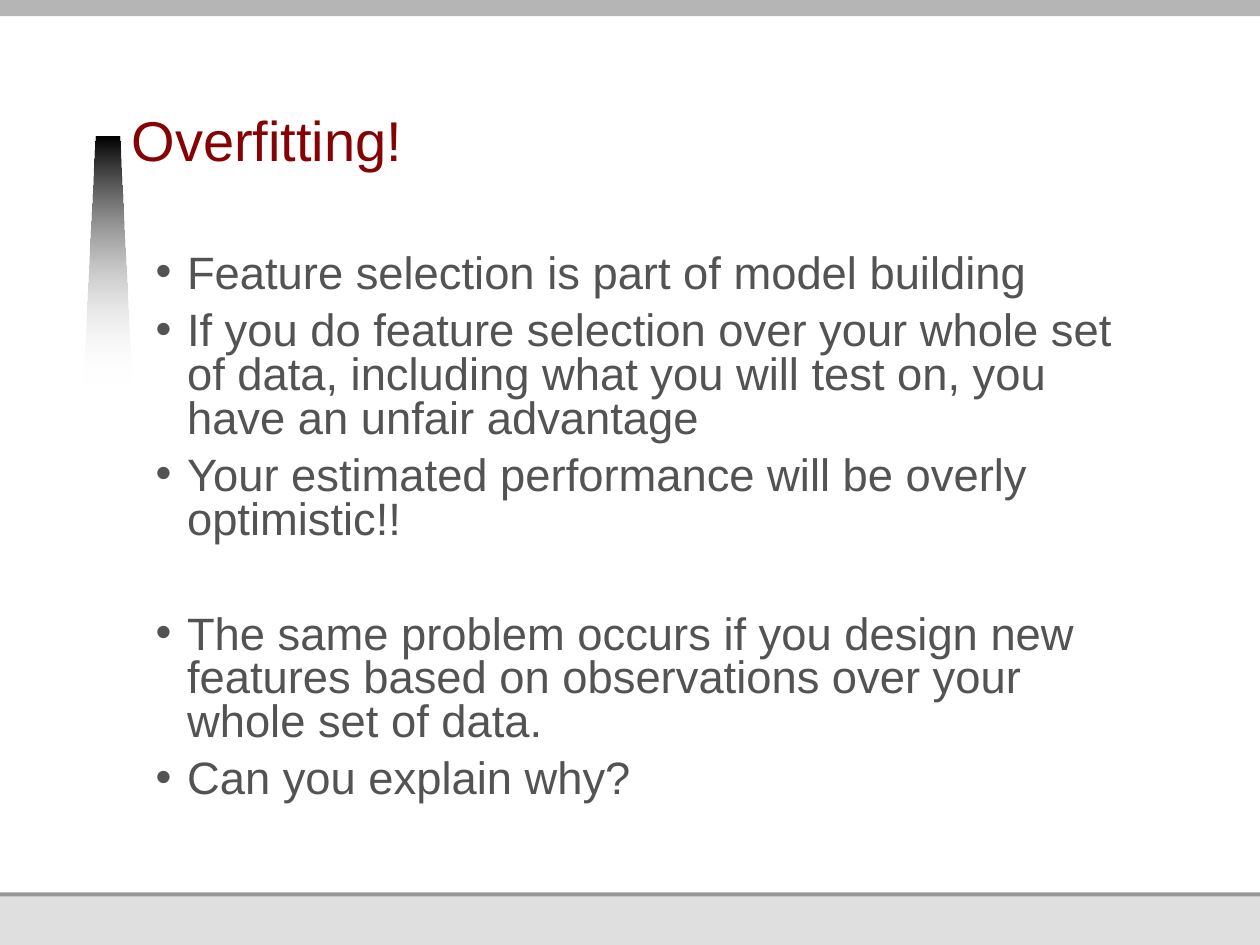
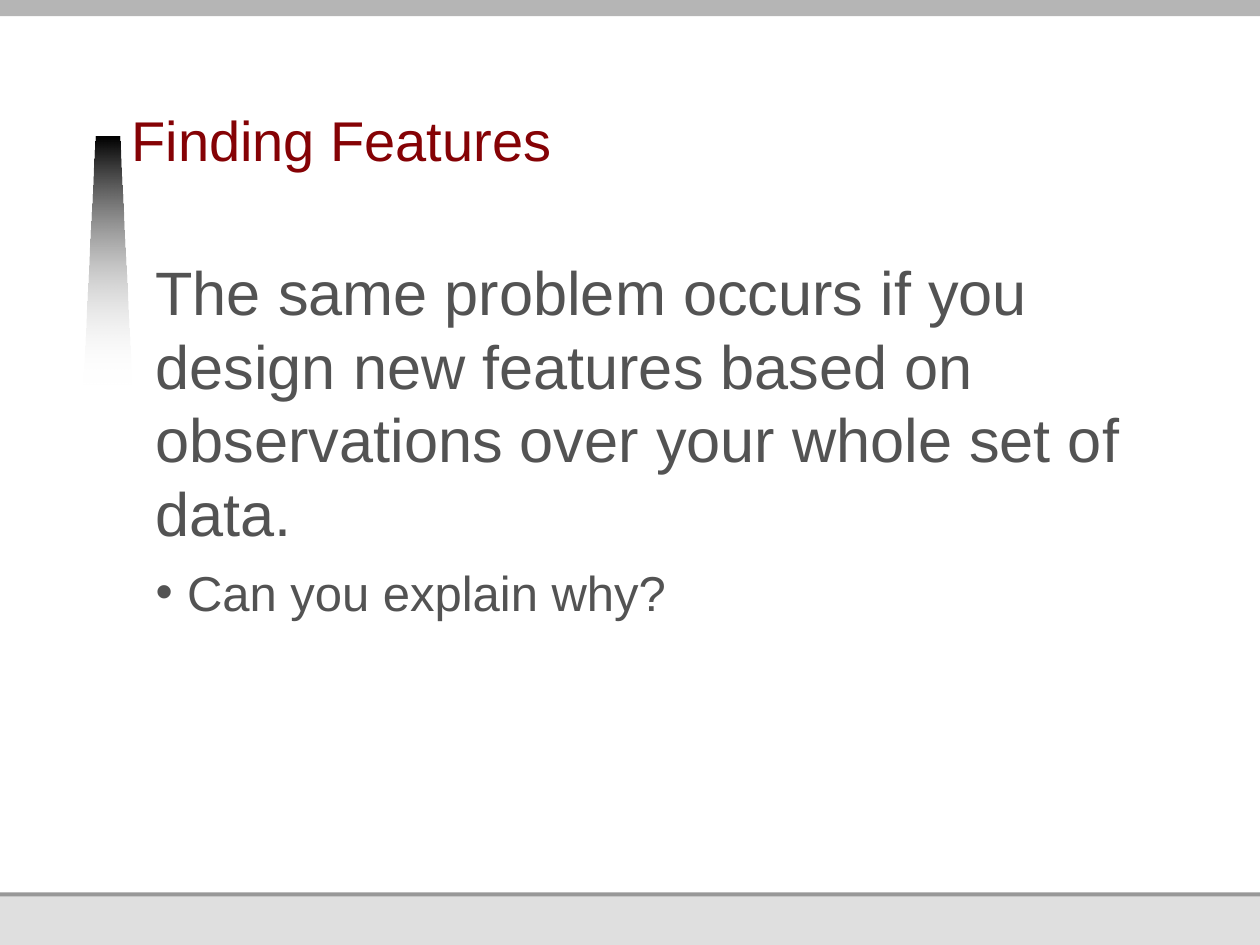
Before and after one commit to jmankoff/data, a slide deck: slide 44 of Lectures/10 Machine Learning II Training and Testing.pptx (slide 31 before the commit). Drawn at 1260x945 pixels with LibreOffice and Linux fonts; fonts in the diff are those of the drawing; background and template pictures are left out. Boxes give left, top, right and bottom in pixels: in the first picture for what was removed or moved away, otherwise in the second. Text is boxed around its words. In the diff, an @@ line names an element or a change of style, - is before the commit and + after.

```diff
--- a/Lectures/10 Machine Learning II Training and Testing.pptx
+++ b/Lectures/10 Machine Learning II Training and Testing.pptx
@@ title at <box>131,120,552,172</box>: text changed @@
-Overfitting!
+Finding Features
@@ text "The same problem occurs if ..." at <box>156,270,1119,621</box>: size 25.9 to 35 pt in "The same problem occurs if you design ..."; size 25.9 to 28 pt in "Can you explain why?"; bullet • to none; line spacing 0.8 to 1 @@
@@ text at <box>187,256,1111,544</box>: paragraphs removed @@
-• Feature selection is part of model building
-• If you do feature selection over your whole set of data, including what you will test on, you have an unfair advantage
-• Your estimated performance will be overly optimistic!!
```
Also in this commit, not shown: 14 other slides changed, 24 slides added, 12 slides removed.
